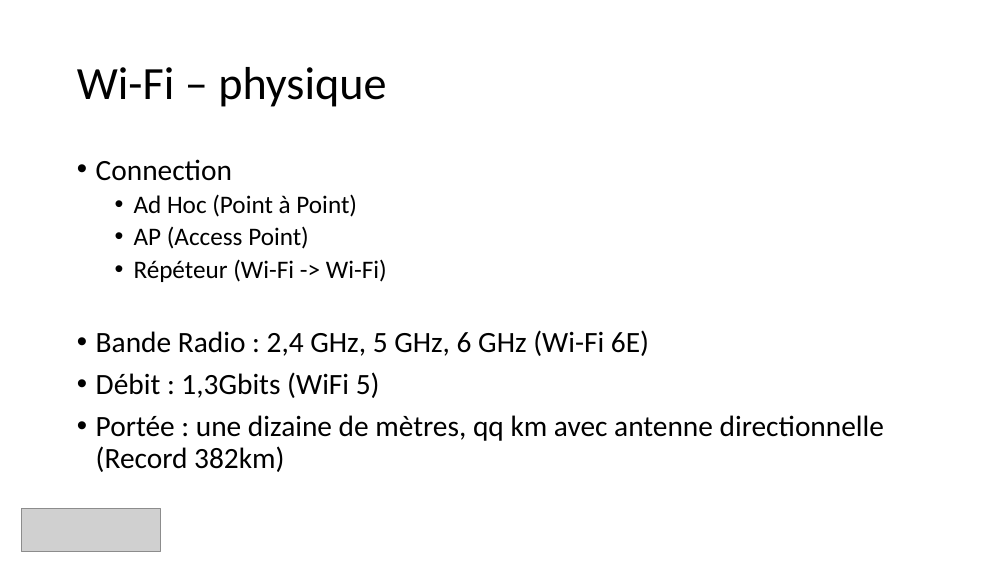
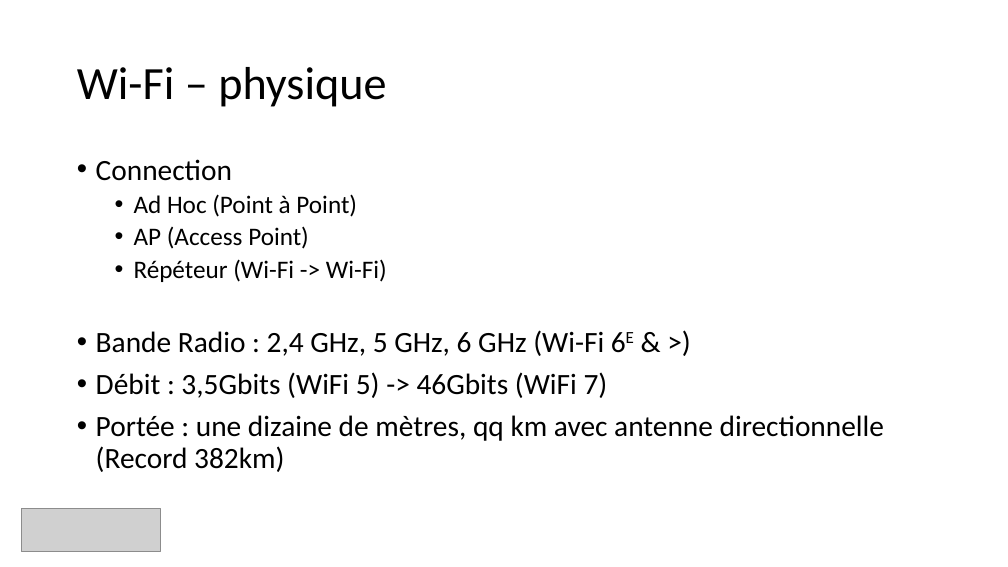
Before and after one commit to guillaume-rico/reseaux_informatiques, a slide deck: slide 37 of 01_CM/CM3 Réseaux Informatiques.pptx. Drawn at 1008x567 pixels with LibreOffice and Linux fonts; fonts in the diff are those of the drawing; grey boxes stand for pictures. Boxes give left, top, right and bottom in pixels: in the first picture for what was removed or moved away, otherwise in the second. Text is boxed around its words. In the diff, an @@ line names an element or a change of style, - is before the commit and + after.

```diff
--- a/01_CM/CM3 Réseaux Informatiques.pptx
+++ b/01_CM/CM3 Réseaux Informatiques.pptx
@@ text at box(96, 330, 608, 398): text changed @@
-• Bande Radio : 2,4 GHz, 5 GHz, 6 GHz (Wi-Fi 6E)
-• Débit : 1,3Gbits (WiFi 5)
+• Bande Radio : 2,4 GHz, 5 GHz, 6 GHz (Wi-Fi 6E & >)
+• Débit : 3,5Gbits (WiFi 5) -> 46Gbits (WiFi 7)
```
Also in this commit, not shown: 2 other slides changed, 4 other files.
